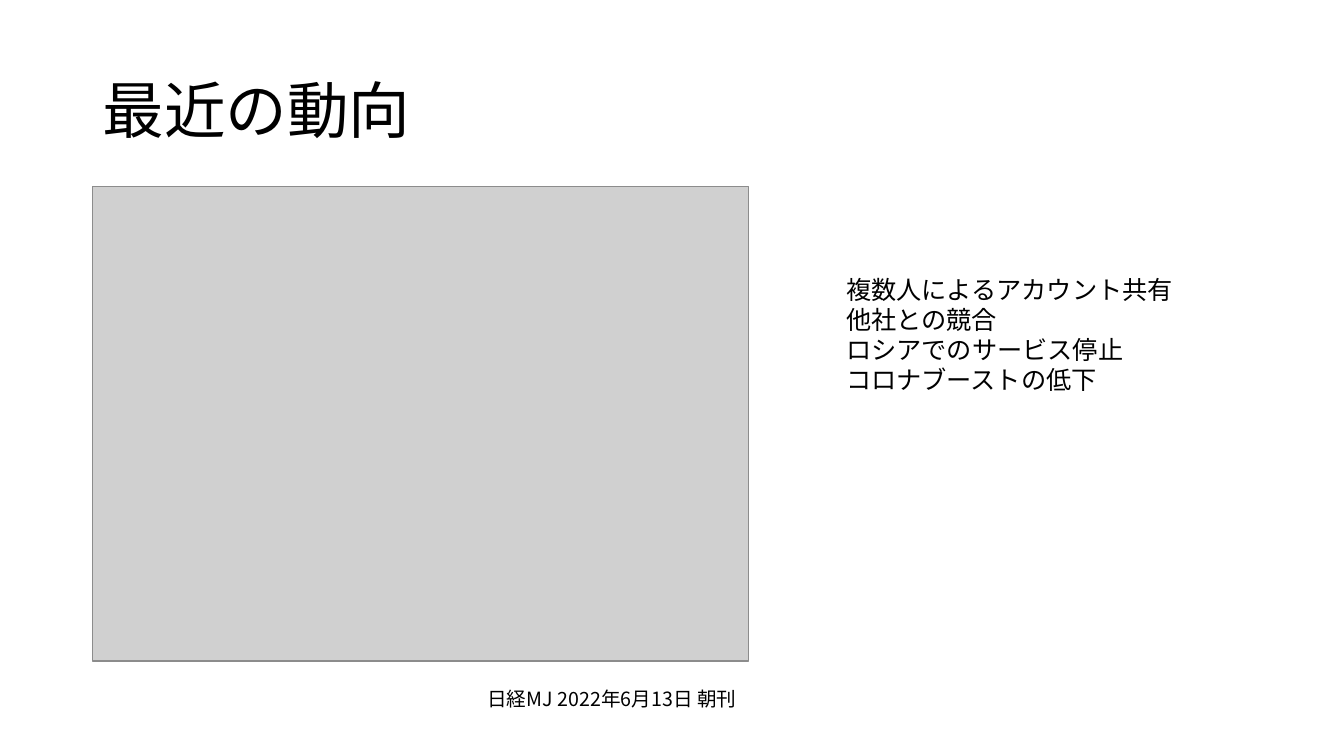
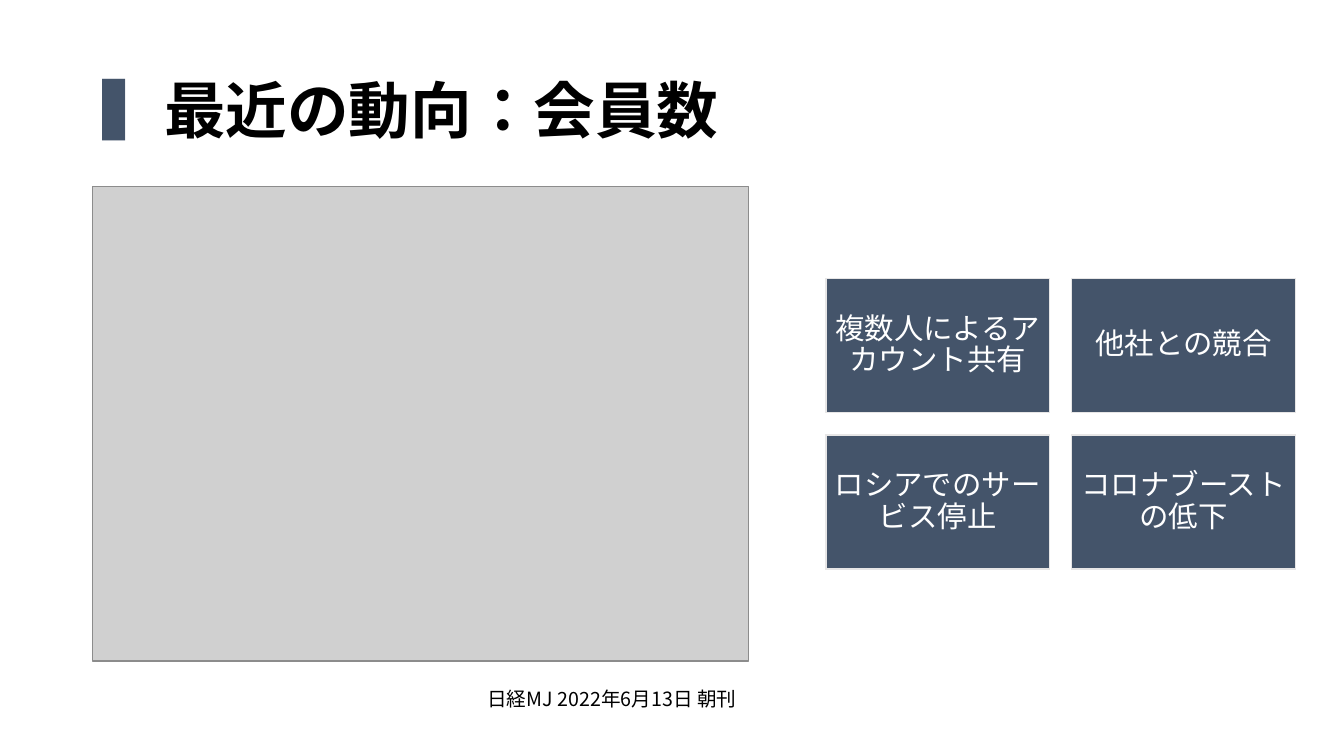
Before and after one commit to QuillshWammy/Netflix_Analysis, a slide deck: slide 3 of Document/中間発表.pptx. Drawn at 1344x756 pixels with LibreOffice and Linux fonts; fonts in the diff are those of the drawing; grey boxes stand for pictures. Boxes give left, top, right and bottom in pixels: in the first picture for what was removed or moved away, otherwise in the second. Text is boxed around its words. In the diff, an @@ line names an element or a change of style, - is before the commit and + after.

```diff
--- a/Document/中間発表.pptx
+++ b/Document/中間発表.pptx
@@ title "▍最近の動向：会員数": place and size @@
-title "▍最近の動向：会員数" at (102,81,410,138)
+title "▍最近の動向：会員数" at (93,40,1252,187)
@@ title "▍最近の動向：会員数" at (93,40,1252,187): outline none to #FFFFFF 0.75 pt @@
@@ title at (102,79,718,141): text changed; font Noto Sans CJK JP to Arial; bold on @@
-最近の動向
+▍最近の動向：会員数
@@ text "複数人によるアカウント共有": place and size @@
-text "複数人によるアカウント共有" at (846,277,1173,391)
+text "複数人によるアカウント共有" at (835,314,1040,373)
@@ text "複数人によるアカウント共有" at (835,314,1040,373): size 18 to 21 pt, text colour #000000 to #FFFFFF; alignment left to centre; line spacing 1 to 0.9; more space between paragraphs; vertical alignment top to middle @@
@@ text at (846,307,1123,391): paragraphs removed @@
-他社との競合
-ロシアでのサービス停止
-コロナブーストの低下
@@ group added at (826,278,1296,569): 4 rectangles, 3 texts @@
+他社との競合
+ロシアでのサービス停止
+コロナブーストの低下
```
Also in this commit, not shown: 8 other slides changed, 1 slide added.
